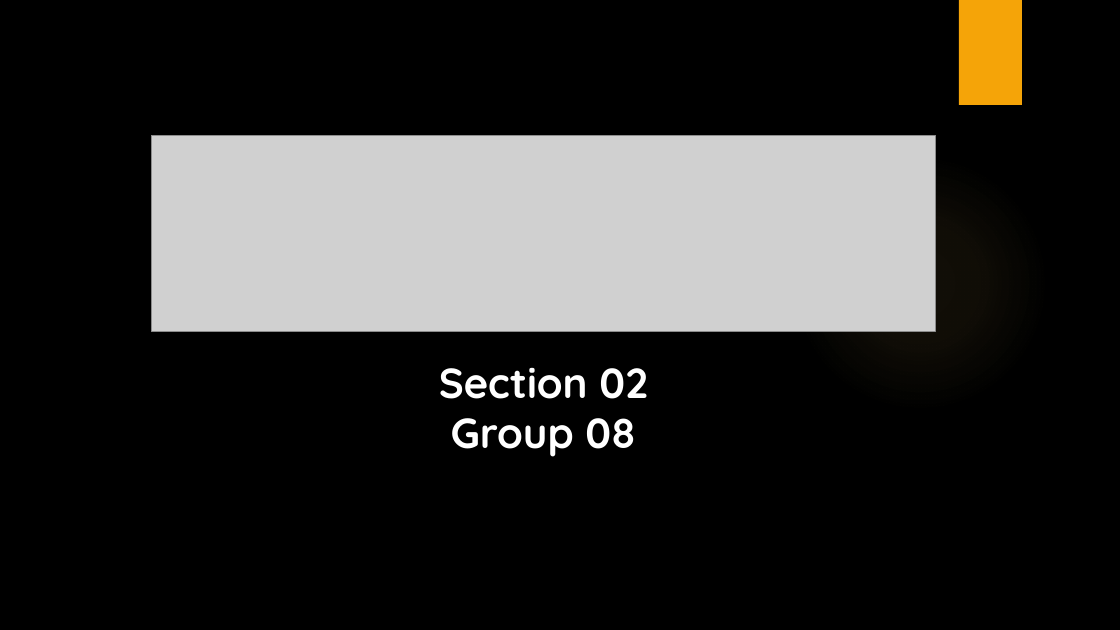
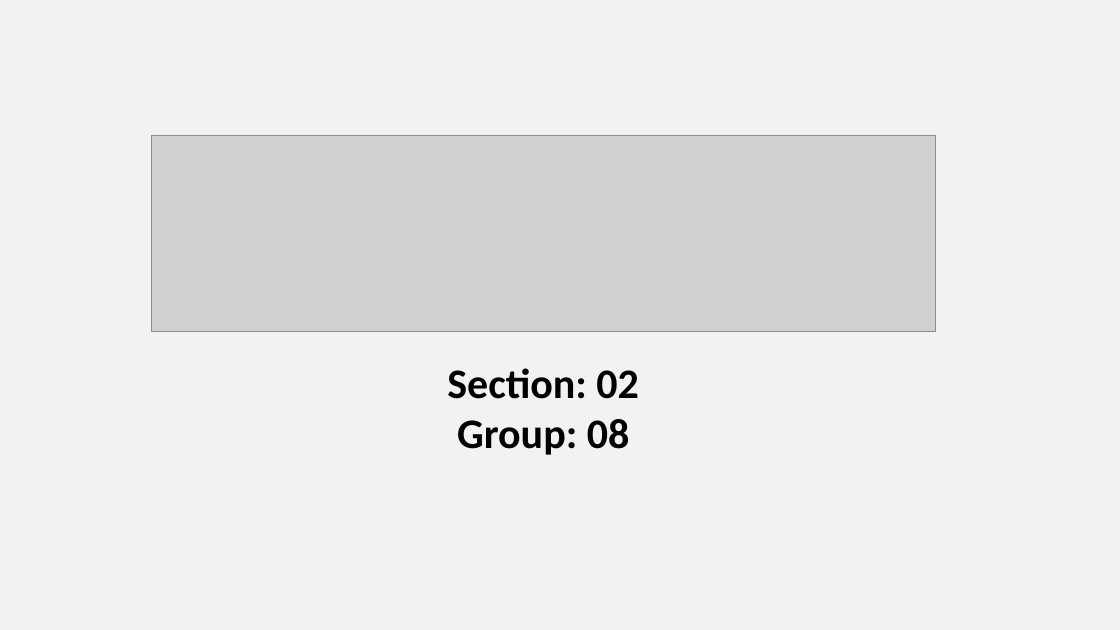
Before and after one commit to alekhyajaddu/alexa-project, a slide deck: slide 1 of Alexa ppt.pptx. Drawn at 1120x630 pixels with LibreOffice and Linux fonts; fonts in the diff are those of the drawing; grey boxes stand for pictures; background and template pictures are left out. Boxes give left, top, right and bottom in pixels: in the first picture for what was removed or moved away, otherwise in the second. Text is boxed around its words. In the diff, an @@ line names an element or a change of style, - is before the commit and + after.

```diff
--- a/Alexa ppt.pptx
+++ b/Alexa ppt.pptx
@@ background picture (left out) to #F2F2F2 @@
@@ rectangle removed at (959,0,1022,105) @@
@@ ellipse removed at (791,154,1049,413) @@
@@ text at (447,368,639,455): text changed; font Quicksand to Calibri; text colour #FFFFFF to #000000 @@
-Section 02 Group 08
+Section: 02 Group: 08
```
Also in this commit, not shown: 18 other slides changed.
